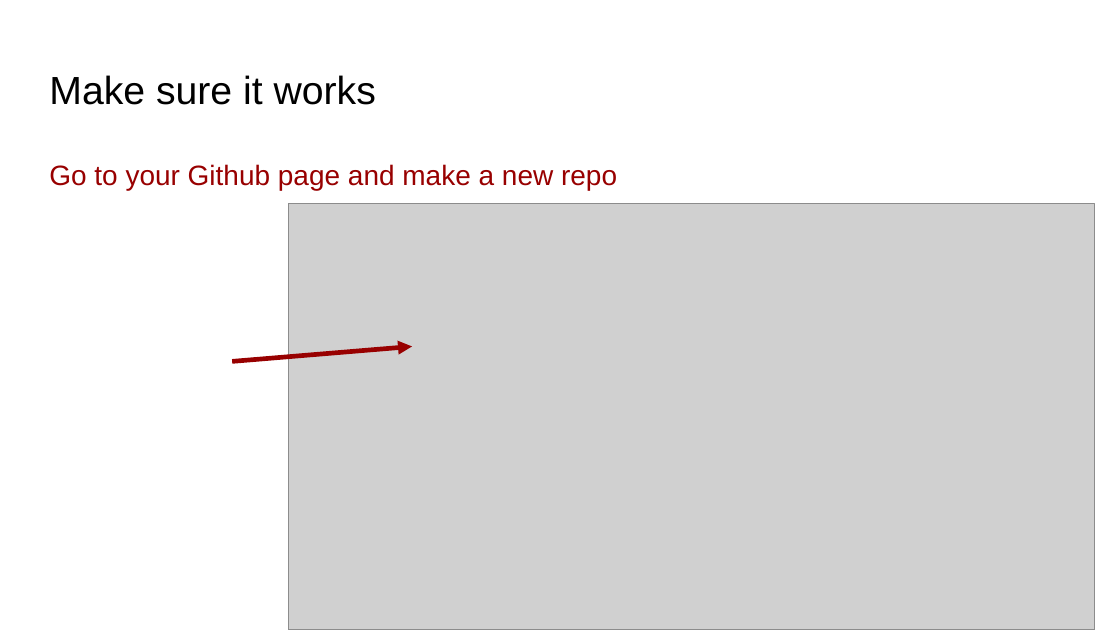
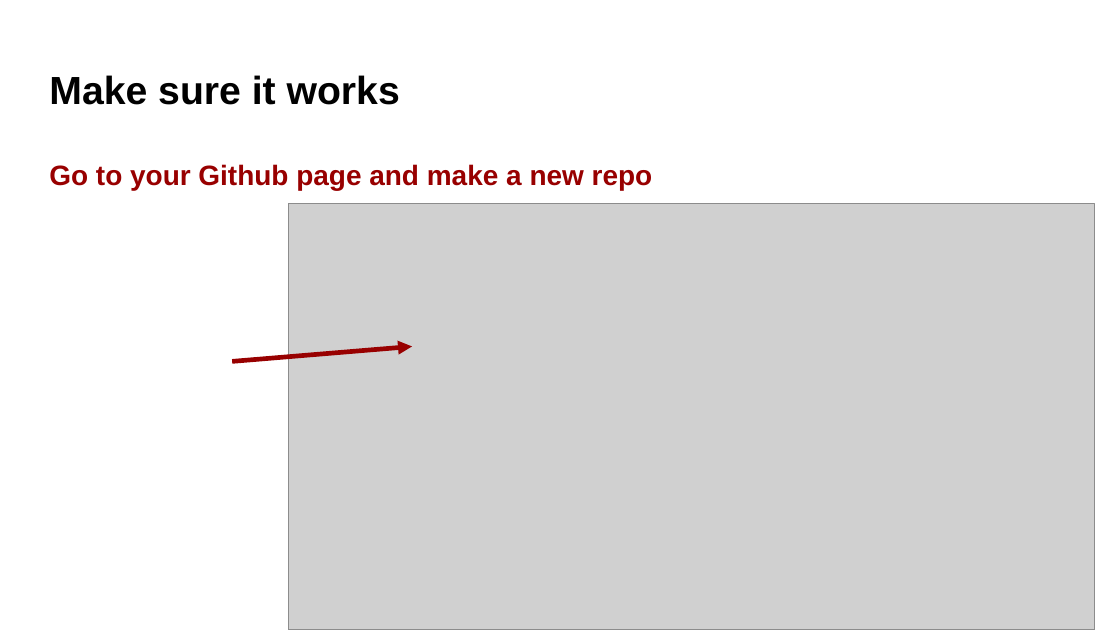
Before and after one commit to bmaitner/biometry_course, a slide deck: slide 47 of lectures/Lecture_02_modelling_frameworks.pptx (slide 17 before the commit). Drawn at 1120x630 pixels with LibreOffice and Linux fonts; fonts in the diff are those of the drawing; grey boxes stand for pictures. Boxes give left, top, right and bottom in pixels: in the first picture for what was removed or moved away, otherwise in the second. Text is boxed around its words. In the diff, an @@ line names an element or a change of style, - is before the commit and + after.

```diff
--- a/lectures/Lecture_02_modelling_frameworks.pptx
+++ b/lectures/Lecture_02_modelling_frameworks.pptx
@@ title "Make sure it works" at bbox=[49, 75, 400, 105]: bold on @@
@@ text "Go to your Github page ..." at bbox=[49, 164, 653, 190]: bold on @@
```
Also in this commit, not shown: 9 other slides changed, 35 slides added, 1 slide removed, 1 other file.
